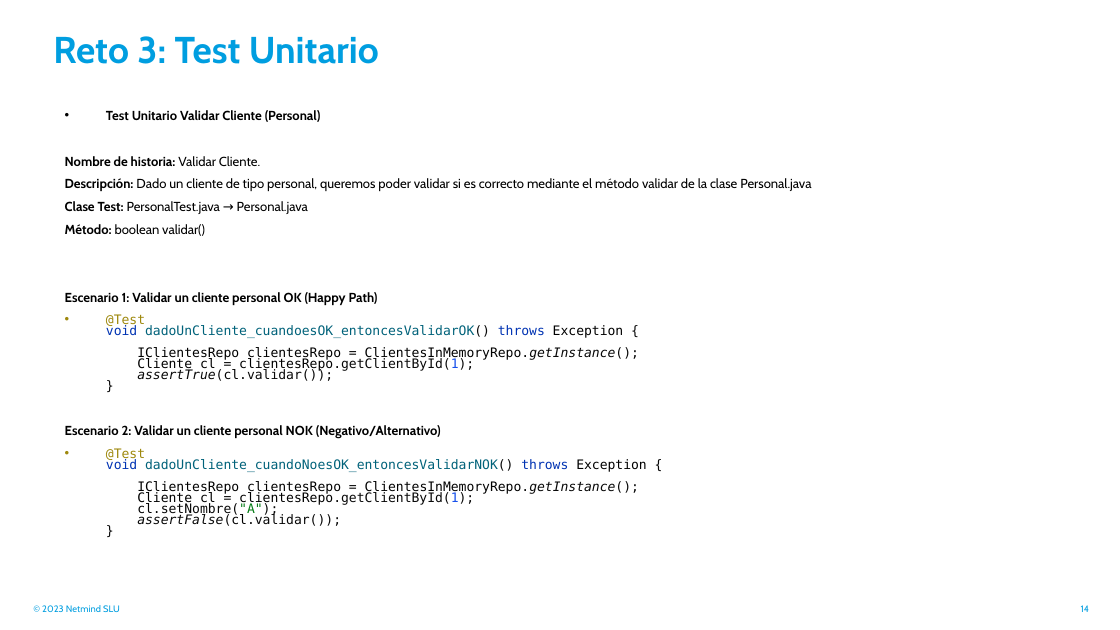
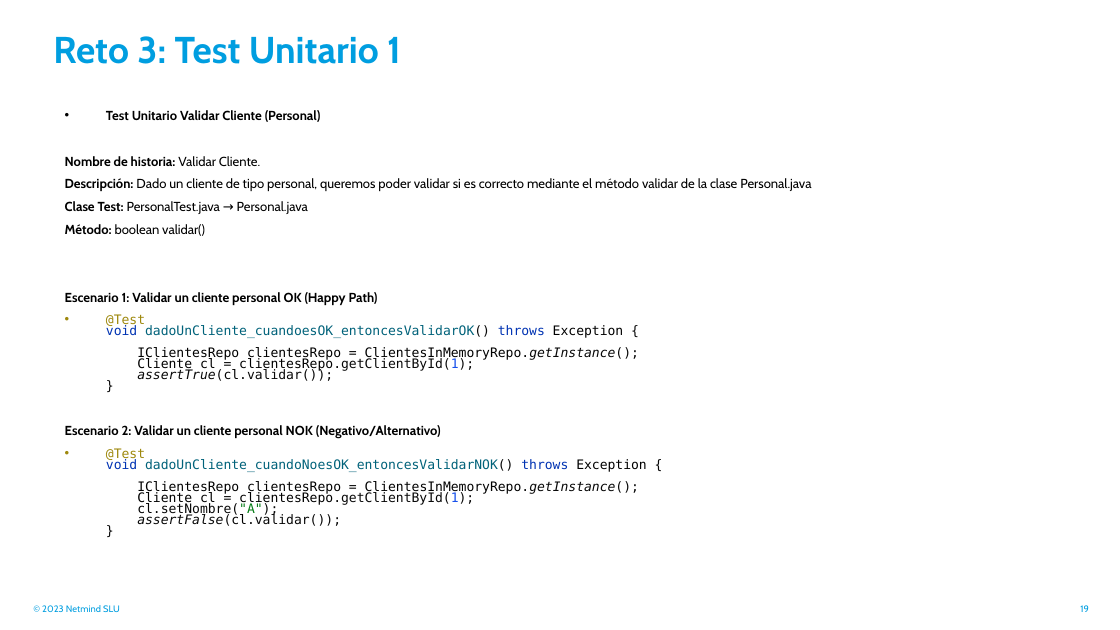
Before and after one commit to CrabNebulaS/Reto2, a slide deck: slide 19 of docs/R3 - Reto Caso Práctico [Equipo 2] - CRITERIOS ACEPTACIÓN.pptx (slide 14 before the commit). Drawn at 1120x630 pixels with LibreOffice and Linux fonts; fonts in the diff are those of the drawing. Boxes give left, top, right and bottom in pixels: in the first picture for what was removed or moved away, otherwise in the second. Text is boxed around its words. In the diff, an @@ line names an element or a change of style, - is before the commit and + after.

```diff
--- a/docs/R3 - Reto Caso Práctico [Equipo 2] - CRITERIOS ACEPTACIÓN.pptx
+++ b/docs/R3 - Reto Caso Práctico [Equipo 2] - CRITERIOS ACEPTACIÓN.pptx
@@ title at (x1=53, y1=36, x2=401, y2=64): text changed @@
-Reto 3: Test Unitario
+Reto 3: Test Unitario 1
@@ page number at (x1=1080, y1=605, x2=1089, y2=612): text changed @@
-14
+19
```
Also in this commit, not shown: 4 other slides changed, 1 slide added.
